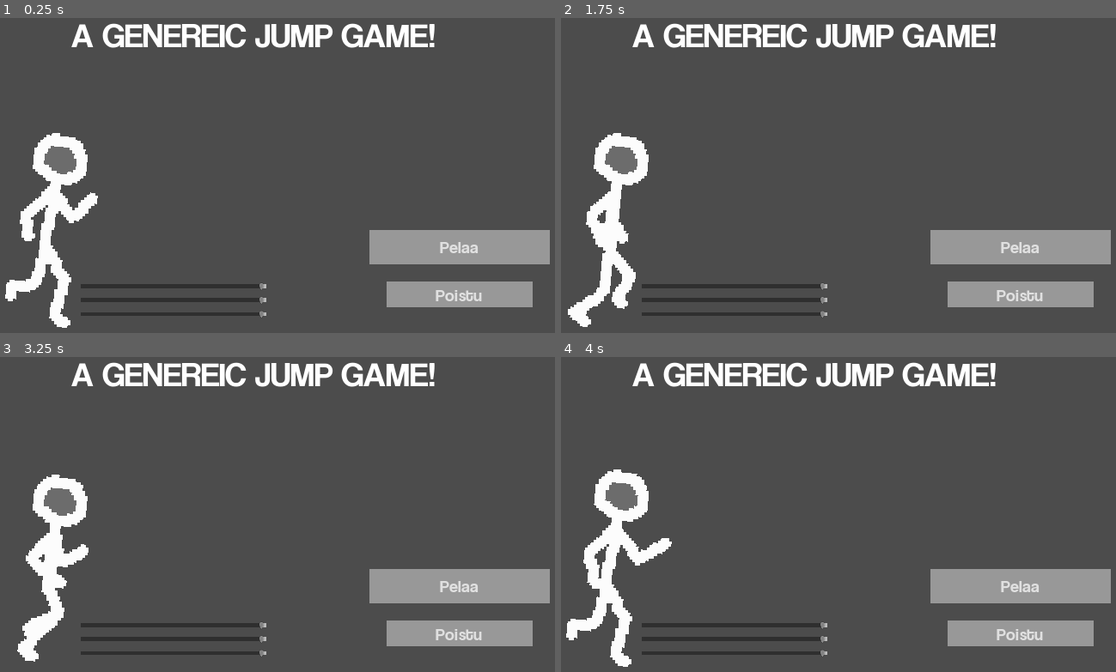
Above: before the commit, frames 1-4 (two rows, left to right).
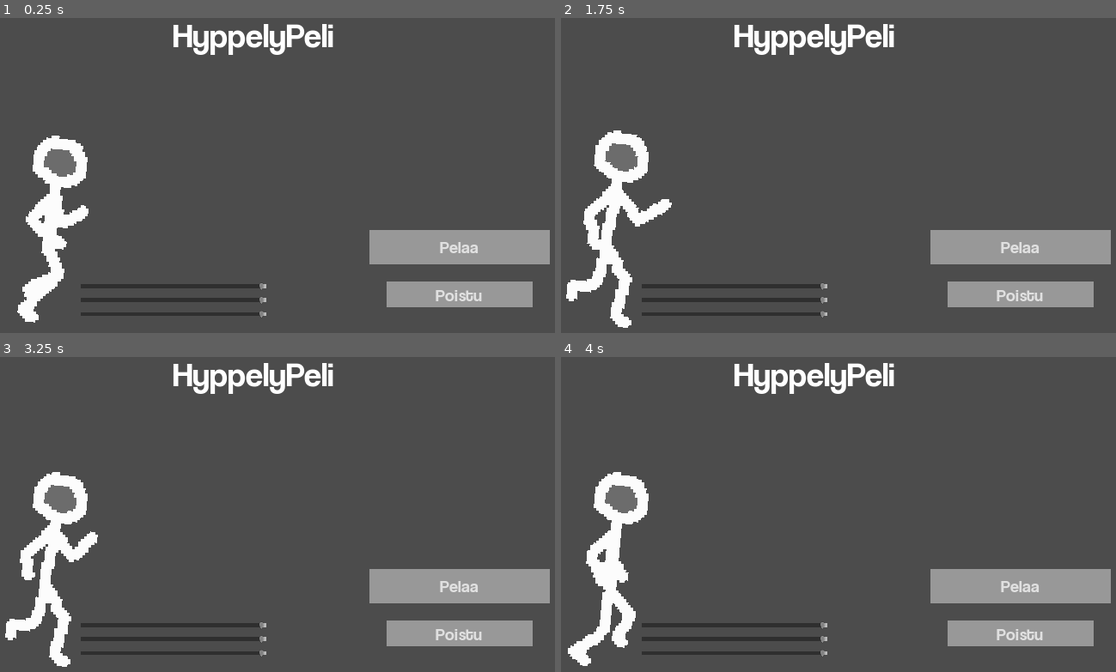
Above: after the commit, the same moments.

Repository: Diizisti/TikkuUkko-Peli
Game: Godot game, scene res://scenet/alotusruutu.tscn
The game is run twice, just before and just after one commit, with the same random seed, the same clock (stepped at 60 frames per second) and the same inputs.
Inputs:
- Up to frame 1 (0.25 s): no input
- Up to frame 2 (1.75 s): hold D (right) from 0.53 s (still down); tap Space (jump) at 0.6, 0.77, 1.07, 1.52, 1.55 s; tap S (crouch) at 1.35 s
- Up to frame 3 (3.25 s): tap Space (jump) at 1.82, 2.1, 3.02, 3.05 s; release D (right) at 2.03 s; hold A (left) 2.03-2.78 s; hold D (right) from 2.78 s (still down); tap S (crouch) at 2.85 s
- Up to frame 4 (4 s): keep holding D (right); tap Space (jump) at 3.32, 3.6, 3.77 s

The runs differ from the first frame. In frame 1, 5.2% of the frame differs, in the area x 0-79%, y 1-99%; in frame 2, 5.2%; in frame 3, 5.2%; in frame 4, 5.2%.

Commit message:
Update alotusruutu.tscn

Diff:
--- a/scenet/alotusruutu.tscn
+++ b/scenet/alotusruutu.tscn
@@ -22,39 +22,39 @@
 
 [sub_resource type="AtlasTexture" id=5]
 atlas = ExtResource( 2 )
+region = Rect2( 512, 0, 64, 96 )
+
+[sub_resource type="AtlasTexture" id=6]
+atlas = ExtResource( 2 )
+region = Rect2( 448, 0, 64, 96 )
+
+[sub_resource type="AtlasTexture" id=7]
+atlas = ExtResource( 2 )
 region = Rect2( 640, 0, 64, 96 )
 
-[sub_resource type="AtlasTexture" id=6]
+[sub_resource type="AtlasTexture" id=8]
 atlas = ExtResource( 2 )
 region = Rect2( 704, 0, 64, 96 )
 
-[sub_resource type="AtlasTexture" id=7]
+[sub_resource type="AtlasTexture" id=9]
 atlas = ExtResource( 2 )
 region = Rect2( 768, 0, 64, 96 )
 
-[sub_resource type="AtlasTexture" id=8]
+[sub_resource type="AtlasTexture" id=10]
 atlas = ExtResource( 2 )
 region = Rect2( 192, 0, 64, 96 )
 
-[sub_resource type="AtlasTexture" id=9]
+[sub_resource type="AtlasTexture" id=11]
 atlas = ExtResource( 2 )
 region = Rect2( 256, 0, 64, 96 )
 
-[sub_resource type="AtlasTexture" id=10]
+[sub_resource type="AtlasTexture" id=12]
 atlas = ExtResource( 2 )
 region = Rect2( 320, 0, 64, 96 )
 
-[sub_resource type="AtlasTexture" id=11]
+[sub_resource type="AtlasTexture" id=13]
 atlas = ExtResource( 2 )
 region = Rect2( 384, 0, 64, 96 )
-
-[sub_resource type="AtlasTexture" id=12]
-atlas = ExtResource( 2 )
-region = Rect2( 448, 0, 64, 96 )
-
-[sub_resource type="AtlasTexture" id=13]
-atlas = ExtResource( 2 )
-region = Rect2( 512, 0, 64, 96 )
 
 [sub_resource type="SpriteFrames" id=14]
 animations = [ {
@@ -68,25 +68,25 @@
 "name": "crouch",
 "speed": 5.0
 }, {
-"frames": [ SubResource( 5 ), SubResource( 6 ), SubResource( 7 ) ],
+"frames": [ SubResource( 5 ) ],
+"loop": true,
+"name": "falling",
+"speed": 5.0
+}, {
+"frames": [ SubResource( 6 ) ],
+"loop": true,
+"name": "jumping",
+"speed": 5.0
+}, {
+"frames": [ SubResource( 7 ), SubResource( 8 ), SubResource( 9 ) ],
 "loop": true,
 "name": "crouch_walk",
 "speed": 5.0
 }, {
-"frames": [ SubResource( 8 ), SubResource( 9 ), SubResource( 10 ), SubResource( 11 ) ],
+"frames": [ SubResource( 10 ), SubResource( 11 ), SubResource( 12 ), SubResource( 13 ) ],
 "loop": true,
 "name": "running",
 "speed": 10.0
-}, {
-"frames": [ SubResource( 12 ) ],
-"loop": true,
-"name": "jumping",
-"speed": 5.0
-}, {
-"frames": [ SubResource( 13 ) ],
-"loop": true,
-"name": "falling",
-"speed": 5.0
 } ]
 
 [node name="alotusruutu" type="Control"]
@@ -131,7 +131,7 @@
 scale = Vector2( 5, 5 )
 frames = SubResource( 14 )
 animation = "running"
-frame = 1
+frame = 3
 playing = true
 
 [node name="title" type="Label" parent="."]
@@ -140,7 +140,7 @@
 anchor_bottom = 0.267
 margin_bottom = -0.23999
 custom_fonts/font = ExtResource( 3 )
-text = "A GENEREIC JUMP GAME!"
+text = "HyppelyPeli"
 align = 1
 valign = 1
 __meta__ = {
@@ -161,9 +161,9 @@
 }
 
 [node name="r" type="HSlider" parent="sliders"]
-margin_top = 18.0
-margin_right = 344.0
-margin_bottom = 34.0
+margin_top = 17.0
+margin_right = 343.0
+margin_bottom = 33.0
 min_value = 0.05
 max_value = 0.99
 step = 0.01
@@ -174,18 +174,18 @@
 }
 
 [node name="g" type="HSlider" parent="sliders"]
-margin_top = 44.0
-margin_right = 344.0
-margin_bottom = 60.0
+margin_top = 43.0
+margin_right = 343.0
+margin_bottom = 59.0
 min_value = 0.05
 max_value = 0.99
 step = 0.01
 value = 0.99
 
 [node name="b" type="HSlider" parent="sliders"]
-margin_top = 70.0
-margin_right = 344.0
-margin_bottom = 86.0
+margin_top = 69.0
+margin_right = 343.0
+margin_bottom = 85.0
 min_value = 0.05
 max_value = 0.99
 step = 0.01
